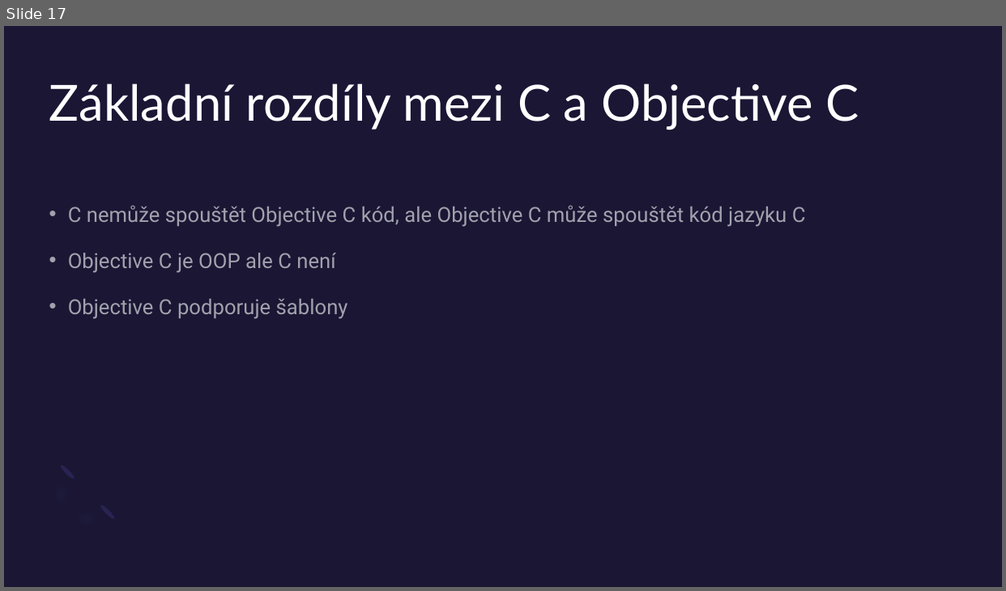
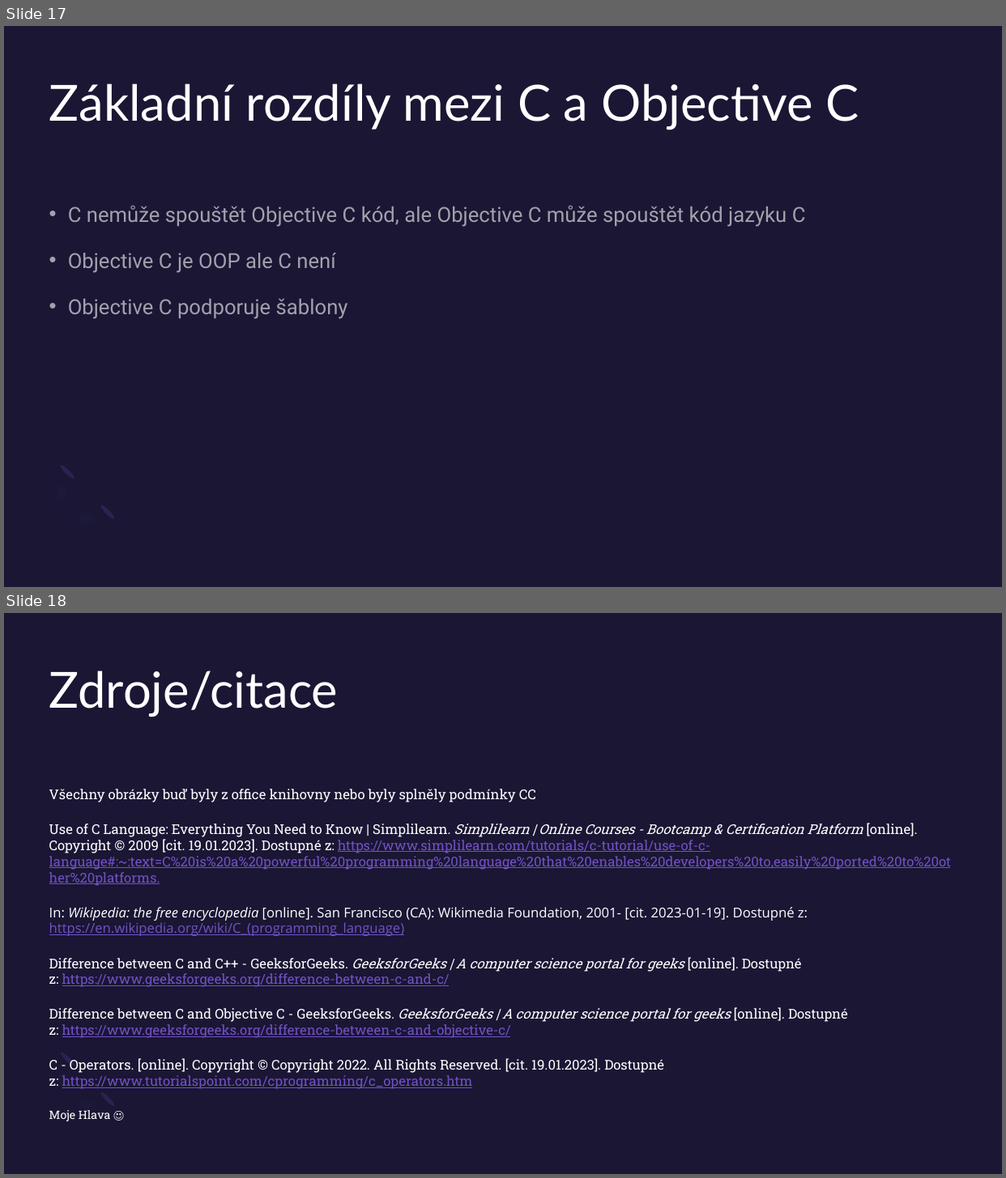
Before and after one commit to KokosHraje/C-VDAPrezentace, a slide deck: Programovací-jazyk-C.pptx. Shown one above the other, each under a label of ours: slide 17 before the commit, slides 17 and 18 after it. The pictures are 1006x591 and 1006x1178 pixels, drawn with LibreOffice and Linux fonts; fonts in the diff are those of the drawing. Boxes give left, top, right and bottom in pixels: in the first picture for what was removed or moved away, otherwise in the second. Text is boxed around its words. In the diff, an @@ line names an element or a change of style, - is before the commit and + after.

Commit message:
Všechny slidy dokončeny soubory FINAL (doufam)

```diff
--- a/Programovací-jazyk-C.pptx
+++ b/Programovací-jazyk-C.pptx
@@ slide 18 added at (4, 613, 1002, 1174), background #1A1634; not listed: 3 template elements that a slide beside it also shows @@
@@ title added at (49, 671, 339, 717), 48 pt, text #FFFFFF @@
+Zdroje/citace
@@ text added at (49, 789, 951, 1122), 12.9 pt, text #FFFFFF @@
+Všechny obrázky buď byly z office knihovny nebo byly splněly podmínky CC
+Use of C Language: Everything You Need to Know | Simplilearn. Simplilearn | Online Courses - Bootcamp & Certification Platform [online]. Copyright © 2009 [cit. 19.01.2023]. Dostupné z: https://www.simplilearn.com/tutorials/c-tutorial/use-of-c-language#:~:text=C%20is%20a%20powerful%20programming%20language%20that%20enables%20developers%20to,easily%20ported%20to%20other%20platforms.
+In: Wikipedia: the free encyclopedia [online]. San Francisco (CA): Wikimedia Foundation, 2001- [cit. 2023-01-19]. Dostupné z: https://en.wikipedia.org/wiki/C_(programming_language)
+Difference between C and C++ - GeeksforGeeks. GeeksforGeeks | A computer science portal for geeks [online]. Dostupné z: https://www.geeksforgeeks.org/difference-between-c-and-c/
+Difference between C and Objective C - GeeksforGeeks. GeeksforGeeks | A computer science portal for geeks [online]. Dostupné z: https://www.geeksforgeeks.org/difference-between-c-and-objective-c/
+C - Operators. [online]. Copyright © Copyright 2022. All Rights Reserved. [cit. 19.01.2023]. Dostupné z: https://www.tutorialspoint.com/cprogramming/c_operators.htm
+Moje Hlava ☺
```
Also in this commit, not shown: 4 slides changed, 2 other slides added, 2 other files.
